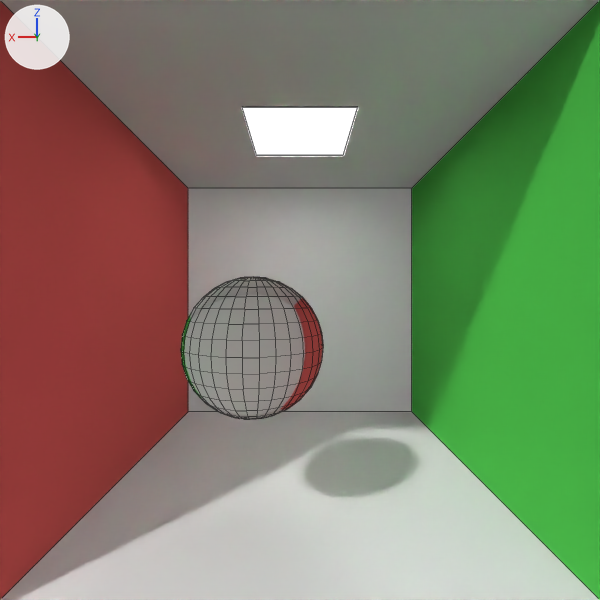
A saved change to the Blender file blender/cornell box.blend.
One viewpoint serves both versions: the file's camera 'camera'. The lights are fixed; the arrows at upper left show +X, +Y and +Z. Mesh edges are drawn as thin lines.
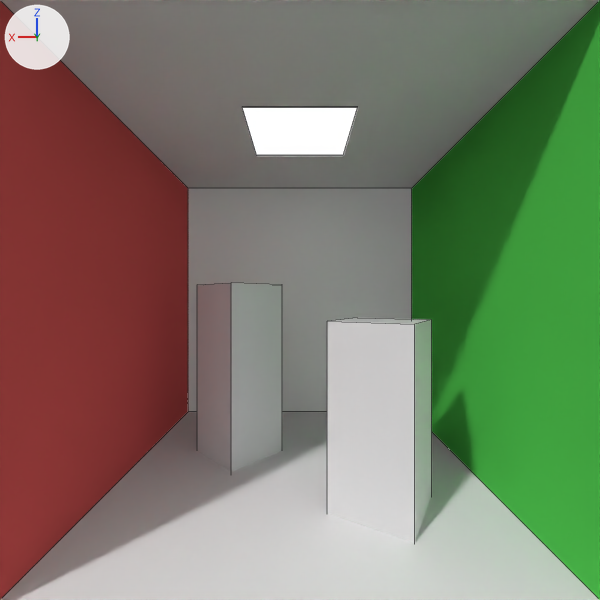
The change, as JSON lines over the scene's bpy script:
```json
{"op": "remove", "block": "mat_emission", "code": "mat_emission.strength = 5.0"}
{"op": "add", "block": "me_cube_003", "code": ["me_cube_003 = bpy.data.meshes.new('Cube.003')", "me_cube_003.from_pydata(...)  # a box spanning x -1.0..1.0, y -1.0..1.0, z -1.0..1.0"]}
{"op": "add", "block": "me_cube_002", "code": ["me_cube_002 = bpy.data.meshes.new('Cube.002')", "me_cube_002.from_pydata(...)  # a box spanning x -1.0..1.0, y -1.0..1.0, z -1.0..1.0"]}
{"op": "add", "block": "ob_sphere_001", "code": "ob_sphere_001.hide_set(True)"}
{"op": "add", "block": "ob_cube_003", "code": ["ob_cube_003 = bpy.data.objects.new('Cube.003', me_cube_003)", "ob_cube_003.location = (-2.0, 2.0, 1.0)", "ob_cube_003.rotation_euler = (0.0, 0.0, 1.047)  # degrees (0, 0, 60)", "ob_cube_003.scale = (1.0, 1.0, 3.5)"]}
{"op": "add", "block": "ob_cube_002", "code": ["ob_cube_002 = bpy.data.objects.new('Cube.002', me_cube_002)", "ob_cube_002.location = (2.0, -1.0, 2.0)", "ob_cube_002.rotation_euler = (0.0, 0.0, 0.785)  # degrees (0, 0, 45)", "ob_cube_002.scale = (1.0, 1.0, 3.5)"]}
```

Changed parts and their boxes (x1, y1, x2, y2) in the pictures (600 x 600 px):
```json
{"object": "Cube.003", "change": "added", "after": [327, 318, 432, 543]}
{"object": "Sphere.001", "change": "hidden", "before": [181, 277, 323, 419]}
{"object": "Cube.002", "change": "added", "after": [197, 283, 282, 472]}
```
